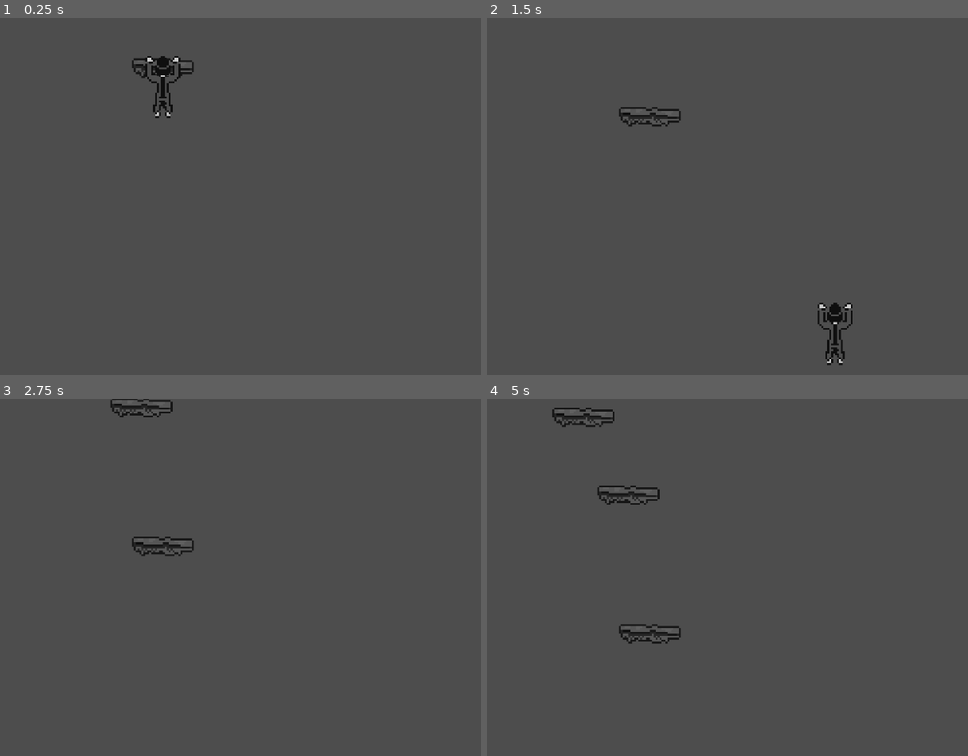
Above: before the commit, frames 1-4 (two rows, left to right).
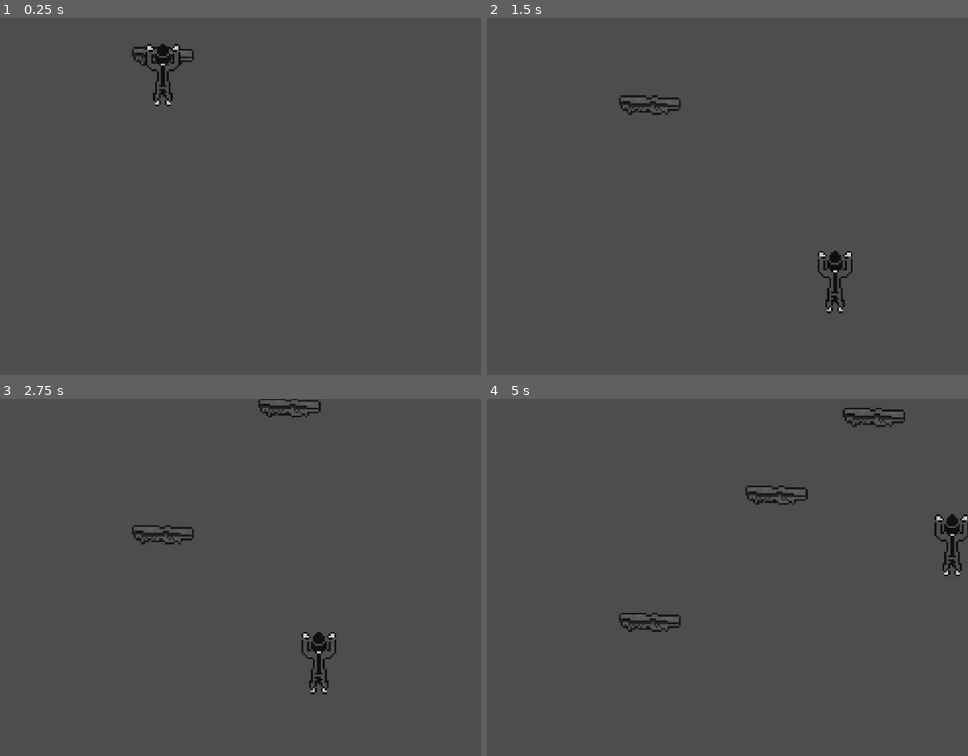
Above: after the commit, the same moments.

Repository: TheStrikkerTB/Game-jam-1bit
Game: Godot game, scene res://scenes/game.tscn
Two runs of this game, one before a commit and one after it. Both use one fixed random seed, a clock stepped at 60 frames per second and the inputs below.
Inputs:
- Up to frame 1 (0.25 s): no input
- Up to frame 2 (1.5 s): tap Enter (ui_accept) at 0.5, 0.77 s; hold Right (ui_right) from 0.53 s (still down)
- Up to frame 3 (2.75 s): tap Enter (ui_accept) at 1.52 s; release Right (ui_right) at 2.03 s; hold Left (ui_left) from 2.03 s (still down)
- Up to frame 4 (5 s): release Left (ui_left) at 2.78 s; hold Right (ui_right) 2.78-4.28 s; tap Enter (ui_accept) at 3.02, 3.77, 4.52 s; hold Left (ui_left) from 4.28 s (still down)

The runs differ from the first frame. In frame 1, 0.8% of the frame differs, in the area x 27-41%, y 7-29%; in frame 2, 1.5%; in frame 3, 1.6%; in frame 4, 2.3%, in the area x 13-100%, y 2-69%.

Commit message:
Generation relative to player
Generate platforms relative to the player position(Temporary).

Todo: Sse the lastPlataformPos instead of the playerPos.

Diff:
--- a/scenes/game.tscn
+++ b/scenes/game.tscn
@@ -1,8 +1,10 @@
-[gd_scene load_steps=4 format=3 uid="uid://08j0kcs11mvg"]
+[gd_scene load_steps=5 format=3 uid="uid://08j0kcs11mvg"]
 
 [ext_resource type="PackedScene" uid="uid://j4h1pe0lvnnw" path="res://scenes/player.tscn" id="1_6x27h"]
 [ext_resource type="PackedScene" uid="uid://v2wk7bmtphsv" path="res://scenes/plataform.tscn" id="3_7w2pq"]
 [ext_resource type="PackedScene" uid="uid://cnsxivsph1ero" path="res://scenes/plataformGenerator.tscn" id="4_r5rx8"]
+
+[sub_resource type="WorldBoundaryShape2D" id="WorldBoundaryShape2D_jbfcp"]
 
 [node name="Game" type="Node2D"]
 
@@ -18,4 +20,10 @@
 position = Vector2(282, -113)
 
 [node name="Plataform" parent="." instance=ExtResource("3_7w2pq")]
-position = Vector2(0, -109)
+position = Vector2(0, -115)
+
+[node name="TestFloor" type="StaticBody2D" parent="."]
+
+[node name="CollisionShape2D" type="CollisionShape2D" parent="TestFloor"]
+position = Vector2(0, -20)
+shape = SubResource("WorldBoundaryShape2D_jbfcp")
--- a/scripts/platformGenerator.gd
+++ b/scripts/platformGenerator.gd
@@ -1,27 +1,45 @@
 extends Node2D
 
+@onready var game = get_parent()
 @onready var timer = Timer.new()
+
+#OBS:instead of playerPosX(temporary) use last platformPosX, this is temporary.
+
+var y = -140 # Height which will be spawned
+var gap = 80 # Jump gap
+var playerPosX
+
 # Called when the node enters the scene tree for the first time.
 func _ready():
 	add_child(timer)
-	timer.wait_time = 2.0
+	timer.wait_time = 2
 	timer.start()
 
 	timer.connect("timeout", Callable(self, "generatePlatforms"))
 
 # Called every frame. 'delta' is the elapsed time since the previous frame.
 func _process(_delta):
-	pass
+	playerPosX = int(game.get_node("Player").position.x - 1)
+
+func generatePlatforms(): # Generate platforms relative to the player position.
+	var x
+
+	if playerPosX >= 120:
+		x = playerPosX - gap
+		createPlatform(x,y)
+		return
+	elif playerPosX <= -120:
+		x = playerPosX + gap
+		createPlatform(x,y)
+		return
+
+	var plusOrMinus = gap if randi() % 2 == 0 else -gap
+	print(plusOrMinus)
+	x = playerPosX +(plusOrMinus)
+	createPlatform(x,y)
 
 
-func generatePlatforms():
-	var x = randi() % 160 - 80
-	var y = -140
-
-	createPlatform(x,y)
-
 func createPlatform(x,y):
-	var game = get_parent()
 	var scene = preload("res://scenes/plataform.tscn")
 	var obj = scene.instantiate()
 
